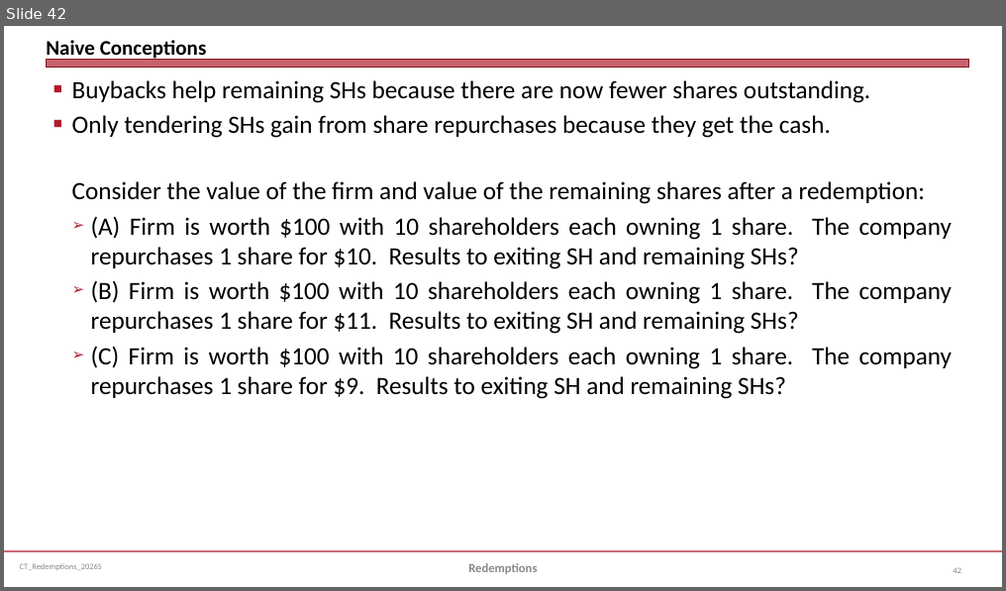
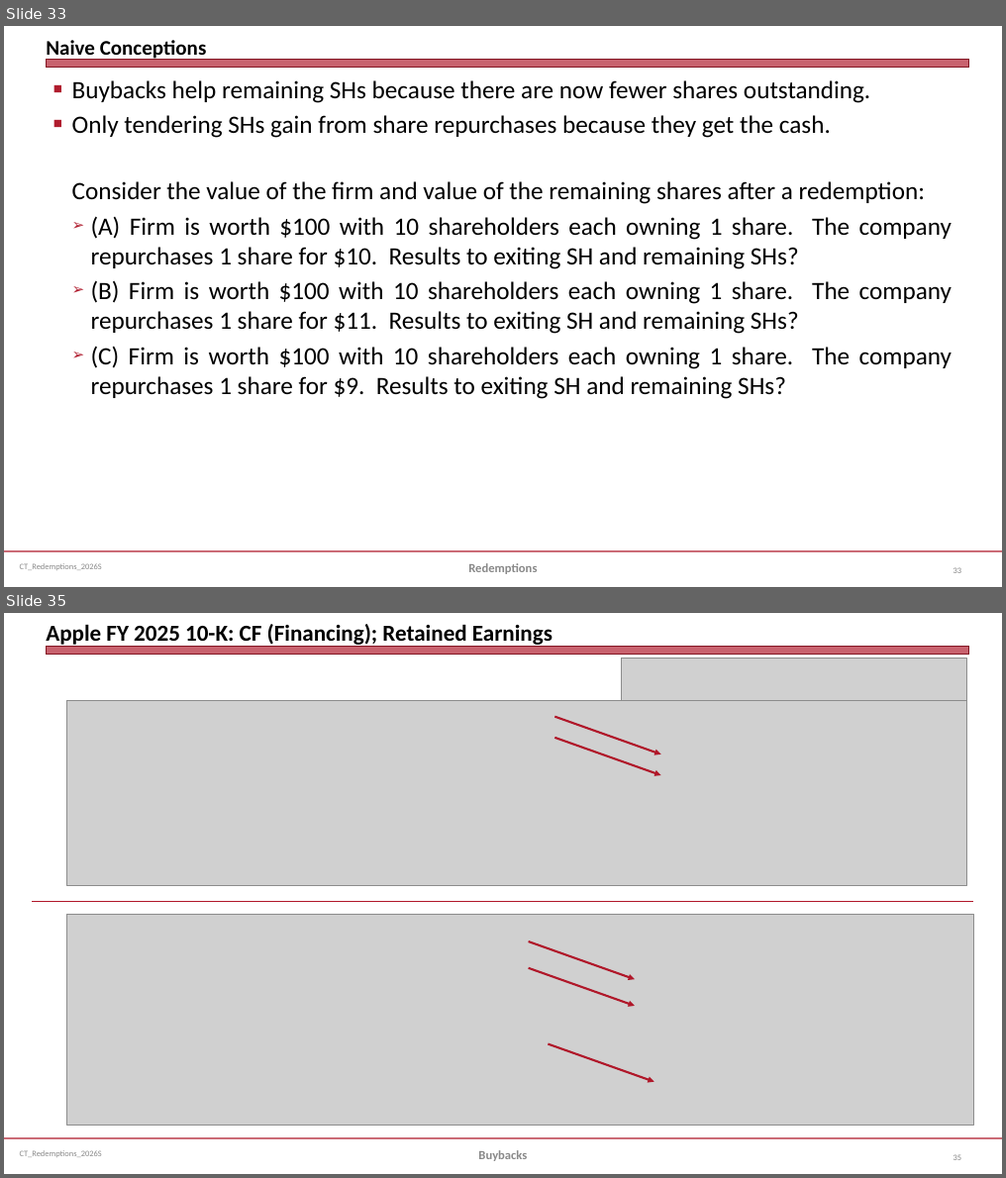
Before and after one commit to jmc877/Corporate-Tax, a slide deck: slides/CT_Redemptions_2026S.pptx. Shown one above the other, each under a label of ours: slide 42 before the commit, slides 33 and 35 after it; the slides between them are not shown. The pictures are 1006x591 and 1006x1178 pixels, drawn with LibreOffice and Linux fonts; fonts in the diff are those of the drawing; grey boxes stand for pictures. Boxes give left, top, right and bottom in pixels: in the first picture for what was removed or moved away, otherwise in the second. Text is boxed around its words. In the diff, an @@ line names an element or a change of style, - is before the commit and + after.

```diff
--- a/slides/CT_Redemptions_2026S.pptx
+++ b/slides/CT_Redemptions_2026S.pptx
@@ slide 35 added at (4, 613, 1002, 1174), background #FFFFFF; not listed: 3 template elements that a slide beside it also shows @@
@@ title added at (46, 624, 552, 648), 22 pt, text #000000, bold @@
+Apple FY 2025 10-K: CF (Financing); Retained Earnings
@@ picture added at (622, 658, 966, 703) @@
@@ picture added at (66, 700, 966, 885) @@
@@ arrow added from (555, 716) to (661, 755), #B0182A 2 pt @@
@@ arrow added from (555, 738) to (661, 775), #B0182A 2 pt @@
@@ line added from (33, 901) to (974, 901), #B0182A 0.75 pt @@
@@ picture added at (66, 914, 973, 1125) @@
@@ arrow added from (529, 942) to (635, 980), #B0182A 2 pt @@
@@ arrow added from (529, 968) to (635, 1006), #B0182A 2 pt @@
@@ arrow added from (548, 1045) to (654, 1082), #B0182A 2 pt @@
@@ text added at (478, 1151, 527, 1161), 12 pt, text #898989, bold @@
+Buybacks
@@ page number added at (953, 1156, 961, 1160), 8 pt, text #808080 @@
+35
@@ what was slide 42 is now slide 33 @@
@@ page number at (953, 568, 961, 573): text changed @@
-42
+33
```
Also in this commit, not shown: 4 slides changed, 8 slides removed, 16 other files.
